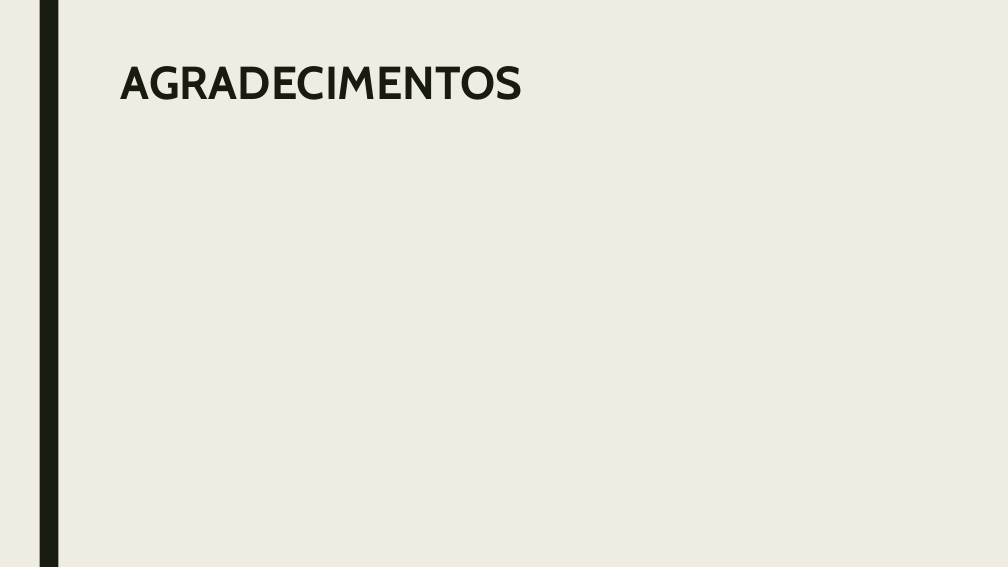
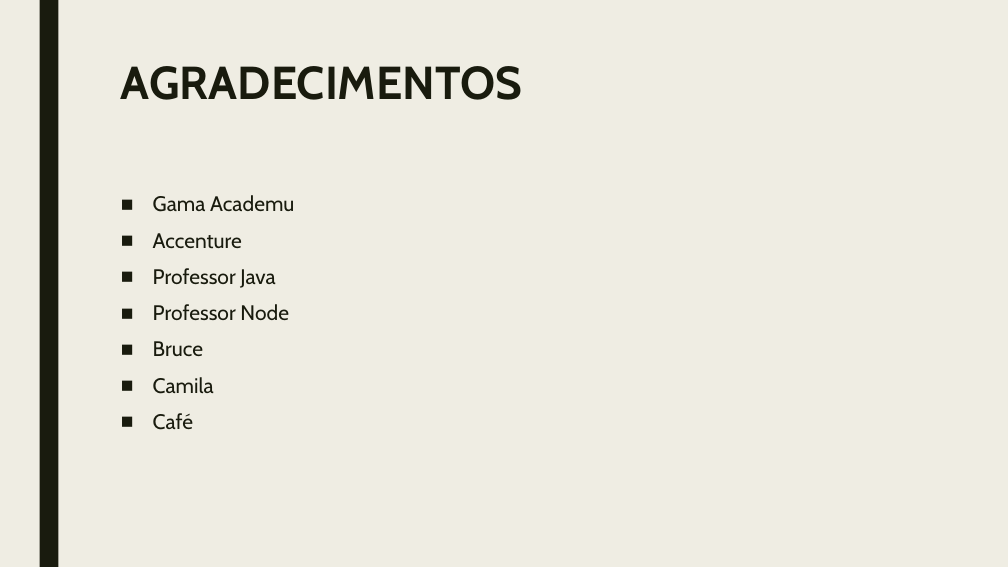
Before and after one commit to Jeffrs123/academy.gama.node, a slide deck: slide 10 of TURING_APRESENTACAO.pptx. Drawn at 1008x567 pixels with LibreOffice and Linux fonts; fonts in the diff are those of the drawing. Boxes give left, top, right and bottom in pixels: in the first picture for what was removed or moved away, otherwise in the second. Text is boxed around its words. In the diff, an @@ line names an element or a change of style, - is before the commit and + after.

Commit message:
Detalhes da Apresentação, métodos para criar e atualizar notas no alunosRepository e h2repository || Integração Java

```diff
--- a/TURING_APRESENTACAO.pptx
+++ b/TURING_APRESENTACAO.pptx
@@ text added at (153,195,294,430), 20 pt, text #191B0E @@
+■ Gama Academu
+■ Accenture
+■ Professor Java
+■ Professor Node
+■ Bruce
+■ Camila
+■ Café
```
Also in this commit, not shown: 2 other files.
